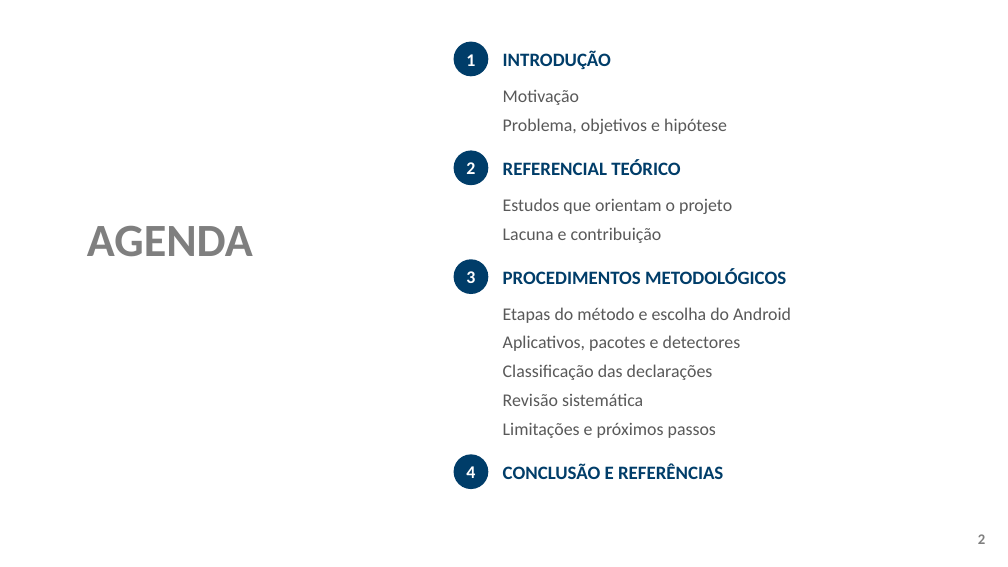
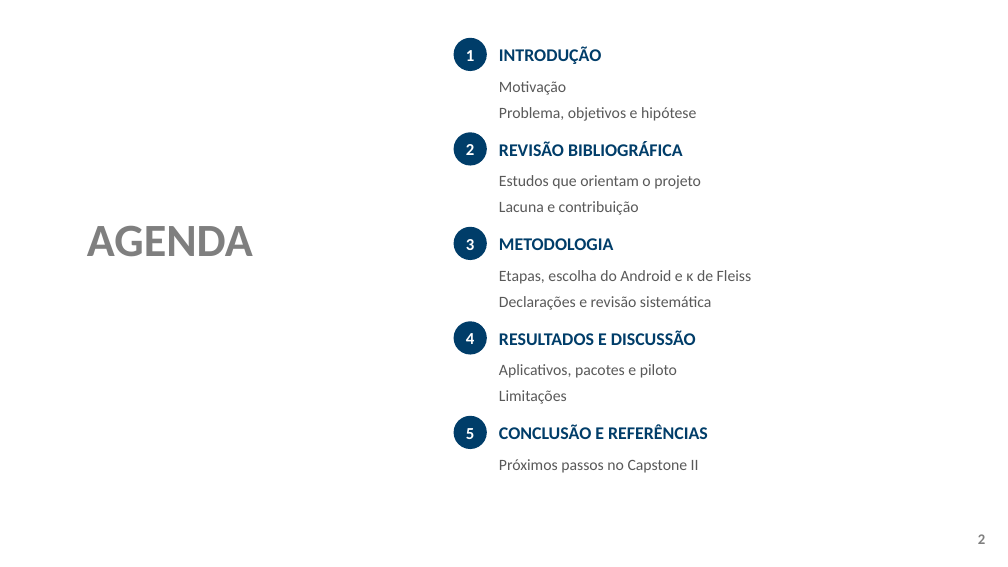
Before and after one commit to ClaudioAMF1/TCC, a slide deck: slide 2 of tcc/apresentacao/apresentacao-defesa-final.pptx. Drawn at 1008x567 pixels with LibreOffice and Linux fonts; fonts in the diff are those of the drawing; background and template pictures are left out. Boxes give left, top, right and bottom in pixels: in the first picture for what was removed or moved away, otherwise in the second. Text is boxed around its words. In the diff, an @@ line names an element or a change of style, - is before the commit and + after.

```diff
--- a/tcc/apresentacao/apresentacao-defesa-final.pptx
+++ b/tcc/apresentacao/apresentacao-defesa-final.pptx
@@ ellipse: place and size @@
-ellipse at <box>454,42,488,76</box>
+ellipse at <box>454,38,487,71</box>
@@ text "INTRODUÇÃO" at <box>499,47,601,64</box>: size 18 to 17 pt @@
@@ text "Motivação": place and size @@
-text "Motivação" at <box>503,90,579,105</box>
+text "Motivação" at <box>499,81,566,95</box>
@@ text "Problema, objetivos e hipótese": place and size @@
-text "Problema, objetivos e hipótese" at <box>503,118,727,134</box>
+text "Problema, objetivos e hipótese" at <box>499,107,696,121</box>
@@ text "2": place and size @@
-text "2" at <box>466,162,475,174</box>
+text "2" at <box>466,144,474,155</box>
@@ ellipse: place and size @@
-ellipse at <box>454,150,488,185</box>
+ellipse at <box>454,132,487,166</box>
@@ text added at <box>499,141,683,156</box>, 17 pt, text #003D69, bold @@
+REVISÃO BIBLIOGRÁFICA
@@ text "Estudos que orientam o projeto": place and size @@
-text "Estudos que orientam o projeto" at <box>503,198,732,214</box>
+text "Estudos que orientam o projeto" at <box>499,175,701,189</box>
@@ text removed at <box>503,159,680,175</box> @@
-REFERENCIAL TEÓRICO
@@ size 17 to 15 pt in 4 elements at <box>499,81,566,95</box>, <box>499,107,696,121</box>, <box>499,175,701,189</box>, <box>499,201,639,215</box> @@
@@ text "Lacuna e contribuição": place and size @@
-text "Lacuna e contribuição" at <box>503,227,662,243</box>
+text "Lacuna e contribuição" at <box>499,201,639,215</box>
@@ text "3": place and size @@
-text "3" at <box>466,271,475,283</box>
+text "3" at <box>466,239,474,250</box>
@@ ellipse: place and size @@
-ellipse at <box>454,259,488,294</box>
+ellipse at <box>454,227,487,260</box>
@@ text added at <box>499,238,613,250</box>, 17 pt, text #003D69, bold @@
+METODOLOGIA
@@ text removed at <box>503,268,786,284</box> @@
-PROCEDIMENTOS METODOLÓGICOS
@@ text at <box>499,270,752,284</box>: text changed; size 17 to 15 pt @@
-Etapas do método e escolha do Android
+Etapas, escolha do Android e κ de Fleiss
@@ text at <box>499,296,711,310</box>: text changed; size 17 to 15 pt @@
-Revisão sistemática
+Declarações e revisão sistemática
@@ size 17 to 16 pt in 4 elements at <box>466,50,474,61</box>, <box>466,144,474,155</box>, <box>466,239,474,250</box>, <box>466,333,474,344</box> @@
@@ text "4": place and size @@
-text "4" at <box>466,466,475,478</box>
+text "4" at <box>466,333,474,344</box>
@@ ellipse added at <box>454,321,487,355</box>, fill #003D69 @@
@@ text added at <box>499,330,696,345</box>, 17 pt, text #003D69, bold @@
+RESULTADOS E DISCUSSÃO
@@ text at <box>499,364,677,378</box>: text changed; size 17 to 15 pt @@
-Aplicativos, pacotes e detectores
+Aplicativos, pacotes e piloto
@@ text removed at <box>503,364,713,380</box> @@
-Classificação das declarações
@@ ellipse: place and size @@
-ellipse at <box>454,454,488,489</box>
+ellipse at <box>454,416,487,449</box>
@@ text "CONCLUSÃO E REFERÊNCIAS" at <box>499,425,708,439</box>: size 18 to 17 pt @@
@@ text "CONCLUSÃO E REFERÊNCIAS": place and size @@
-text "CONCLUSÃO E REFERÊNCIAS" at <box>503,463,723,479</box>
+text "CONCLUSÃO E REFERÊNCIAS" at <box>499,425,708,439</box>
@@ text added at <box>499,390,567,404</box>, 15 pt, text #595959 @@
+Limitações
@@ text added at <box>466,428,474,439</box>, 16 pt, text #FFFFFF, bold @@
+5
@@ text at <box>499,459,699,473</box>: text changed; size 17 to 15 pt @@
-Limitações e próximos passos
+Próximos passos no Capstone II
```
Also in this commit, not shown: 12 other slides changed, 6 other files.
